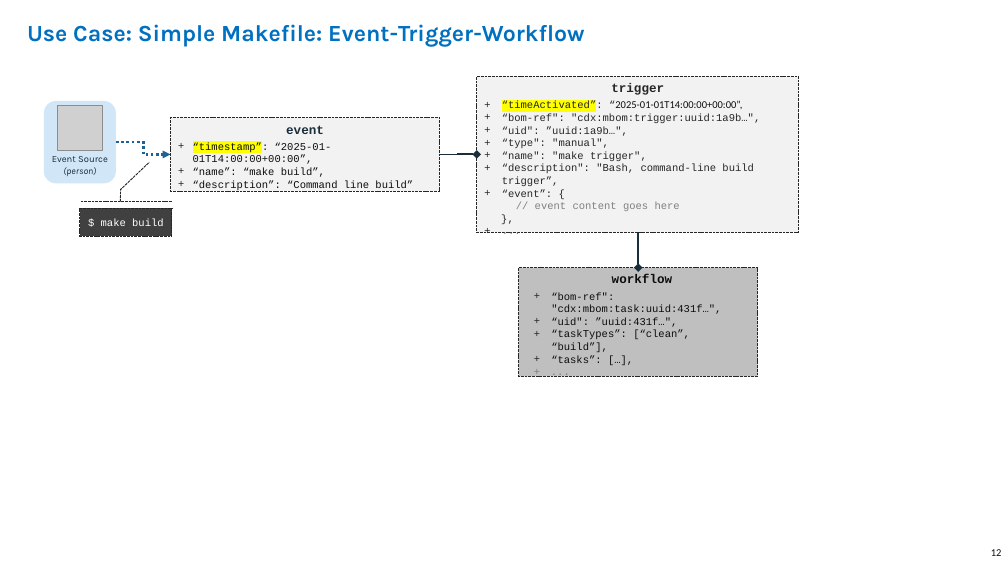
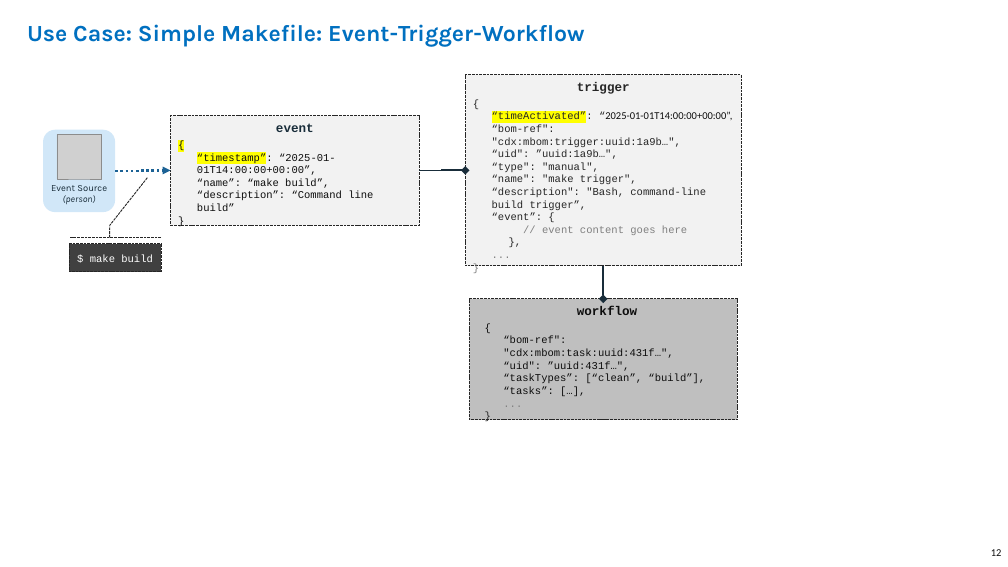
Before and after one commit to CycloneDX/guides, a slide deck: slide 12 of MBOM/en/images/CycloneDX-Formulation-diagrams.pptx. Drawn at 1008x567 pixels with LibreOffice and Linux fonts; fonts in the diff are those of the drawing; grey boxes stand for pictures. Boxes give left, top, right and bottom in pixels: in the first picture for what was removed or moved away, otherwise in the second. Text is boxed around its words. In the diff, an @@ line names an element or a change of style, - is before the commit and + after.

Commit message:
Initial contributions for MBOM guide

```diff
--- a/MBOM/en/images/CycloneDX-Formulation-diagrams.pptx
+++ b/MBOM/en/images/CycloneDX-Formulation-diagrams.pptx
@@ text in rectangle at [465, 75, 741, 266]: paragraph added @@
+{
@@ text in rectangle at [465, 75, 741, 266]: paragraph added @@
+}
@@ rectangle "trigger": place and size @@
-rectangle "trigger" at [477, 76, 799, 232]
+rectangle "trigger" at [465, 75, 741, 266]
@@ text in rectangle at [170, 116, 419, 225]: paragraph added @@
+{
@@ text in rectangle at [170, 116, 419, 225]: paragraph added @@
+}
@@ rectangle "event": place and size @@
-rectangle "event" at [170, 118, 440, 191]
+rectangle "event" at [170, 116, 419, 225]
@@ text in rectangle at [492, 112, 732, 235]: bullet + to none; list level 1 to 2 in "“timeActivated”: “2025-01-01T14:00:00+00:00”,"; list level 1 to 2 in "“bom-ref": "cdx:mbom:trigger:uuid:1a9b…","; list level 1 to 2 in "“uid": ”uuid:1a9b…","; list level 1 to 2 in "“type": "manual","; list level 1 to 2 in "“name": "make trigger","; list level 1 to 2 in "“description": "Bash, command-line build trigger”,"; list level 1 to 2 in "“event”: {"; list level 2 to 3 in "// event content goes here"; list level 1 to 2 in "},"; list level 1 to 2 in "..." @@
@@ rounded rectangle "Event Source": place and size @@
-rounded rectangle "Event Source" at [44, 101, 116, 183]
+rounded rectangle "Event Source" at [43, 130, 115, 212]
@@ picture: place and size @@
-picture at [57, 106, 102, 150]
+picture at [57, 135, 101, 179]
@@ elbow arrow moved from (116, 142) - (170, 154) to (115, 171) - (170, 170) @@
@@ text in rectangle at [197, 153, 373, 211]: bullet + to none; list level 1 to 2 in "“timestamp”: “2025-01-01T14:00:00+00:00”,"; list level 1 to 2 in "“name”: “make build”,"; list level 1 to 2 in "“description”: “Command line build”" @@
@@ elbow arrow moved from (477, 154) - (440, 154) to (465, 170) - (419, 170) @@
@@ accent border callout "$ make build": place and size @@
-accent border callout "$ make build" at [80, 208, 172, 236]
+accent border callout "$ make build" at [69, 244, 161, 272]
@@ accent border callout "$ make build" at [69, 244, 161, 272]: proportions changed @@
@@ elbow arrow moved from (638, 268) - (638, 232) to (603, 299) - (603, 266) @@
@@ text in rectangle at [469, 299, 737, 420]: paragraph added @@
+{
@@ text in rectangle at [469, 299, 737, 420]: paragraph added @@
+}
@@ rectangle "workflow": place and size @@
-rectangle "workflow" at [519, 268, 757, 376]
+rectangle "workflow" at [469, 299, 737, 420]
@@ text in rectangle at [503, 336, 705, 394]: bullet + to none; list level 1 to 2 in "“bom-ref": "cdx:mbom:task:uuid:431f…","; list level 1 to 2 in "“uid": ”uuid:431f…","; list level 1 to 2 in "“taskTypes”: [“clean”, “build”],"; list level 1 to 2 in "“tasks”: […],"; list level 1 to 2 in "..." @@
```
Also in this commit, not shown: 2 other slides changed, 4 other files.
